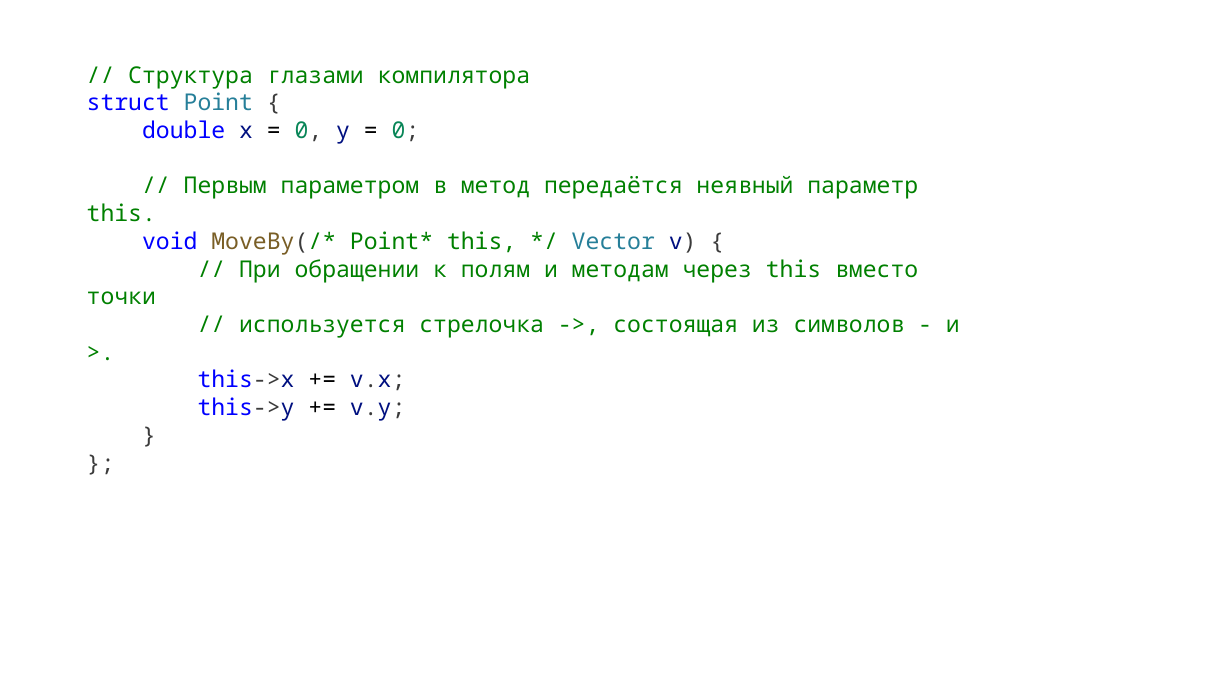
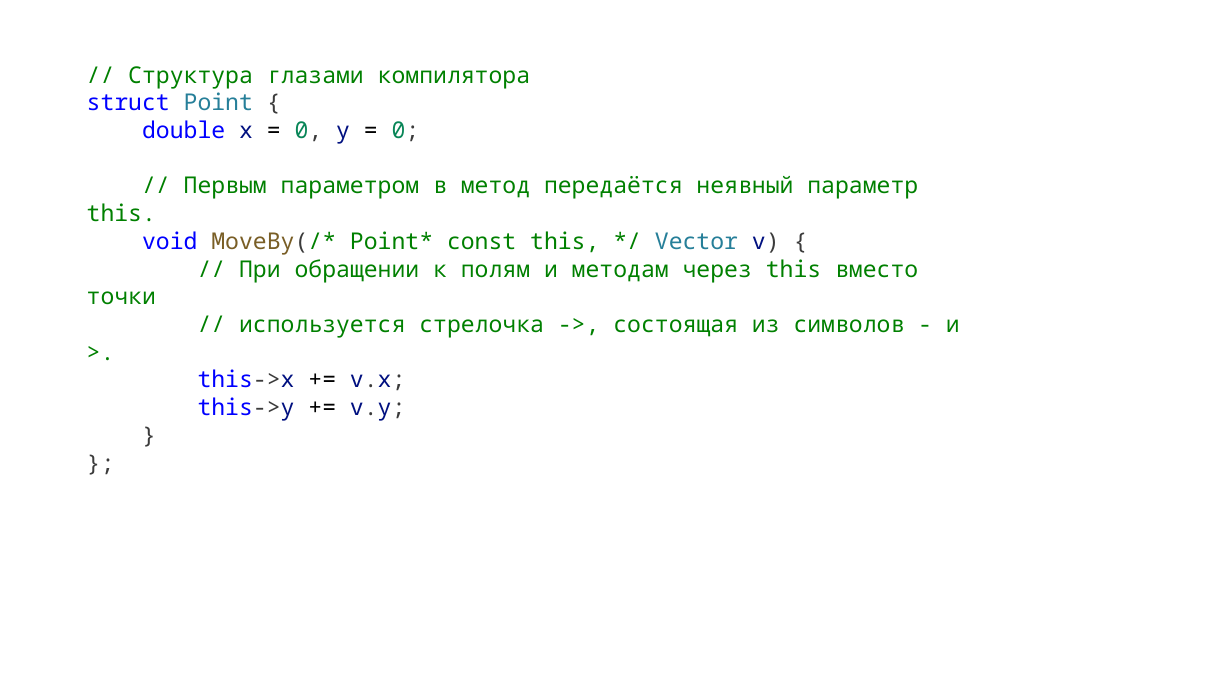
Before and after one commit to alexey-malov/oop, a slide deck: slide 68 of lectures/02/Основы ООП.pptx (slide 69 before the commit). Drawn at 1232x693 pixels with LibreOffice and Linux fonts; fonts in the diff are those of the drawing. Boxes give left, top, right and bottom in pixels: in the first picture for what was removed or moved away, otherwise in the second. Text is boxed around its words. In the diff, an @@ line names an element or a change of style, - is before the commit and + after.

```diff
--- a/lectures/02/Основы ООП.pptx
+++ b/lectures/02/Основы ООП.pptx
@@ text at (142, 231, 780, 255): text changed @@
-void MoveBy(/* Point* this, */ Vector v) {
+void MoveBy(/* Point* const this, */ Vector v) {
```
Also in this commit, not shown: 8 other slides changed, 12 slides added, 4 slides removed, 12 other files.
